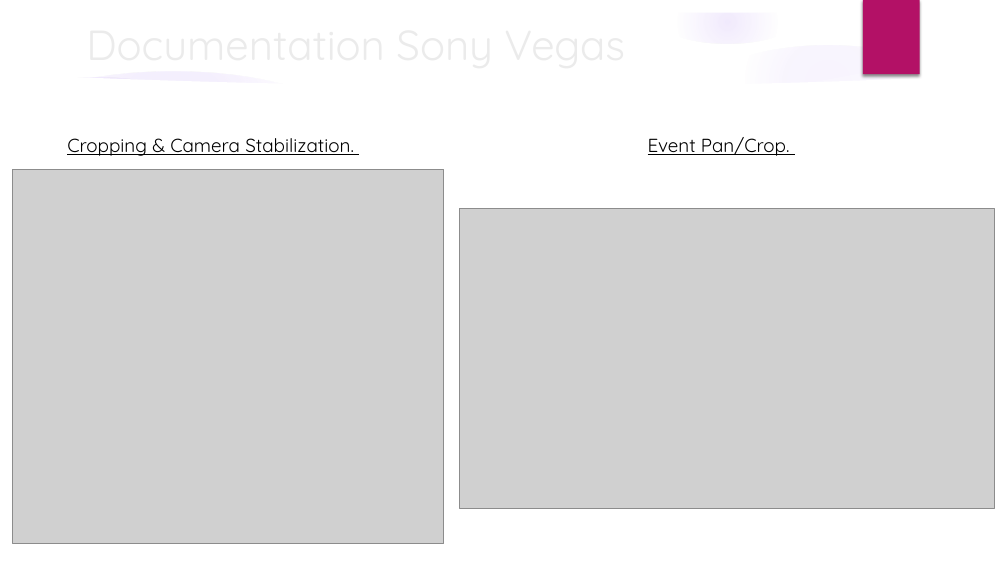
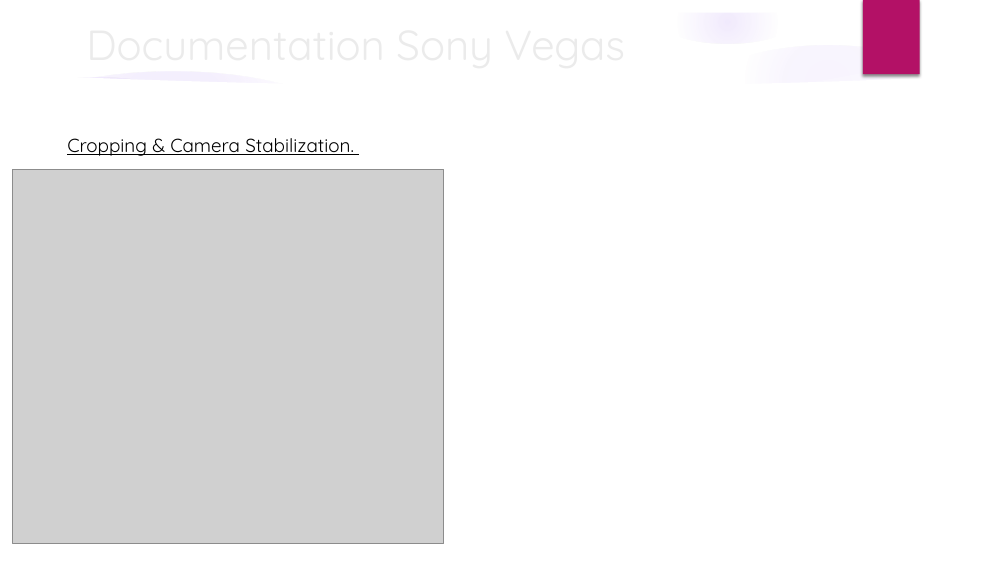
Before and after one commit to 30030547/FishVR, a slide deck: slide 4 of Powerpoint Presentation/fish.pptx. Drawn at 1008x567 pixels with LibreOffice and Linux fonts; fonts in the diff are those of the drawing; grey boxes stand for pictures; background and template pictures are left out. Boxes give left, top, right and bottom in pixels: in the first picture for what was removed or moved away, otherwise in the second. Text is boxed around its words. In the diff, an @@ line names an element or a change of style, - is before the commit and + after.

```diff
--- a/Powerpoint Presentation/fish.pptx
+++ b/Powerpoint Presentation/fish.pptx
@@ text removed at box(648, 137, 790, 156) @@
-Event Pan/Crop.
@@ picture removed at box(460, 209, 994, 508) @@
```
Also in this commit, not shown: 1 slide added.
